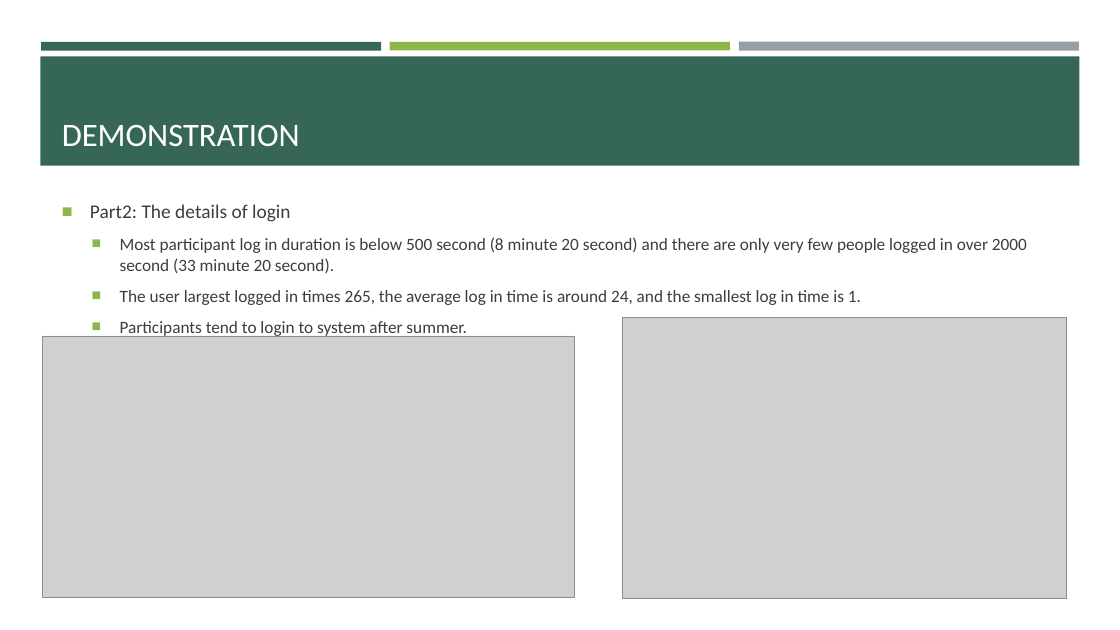
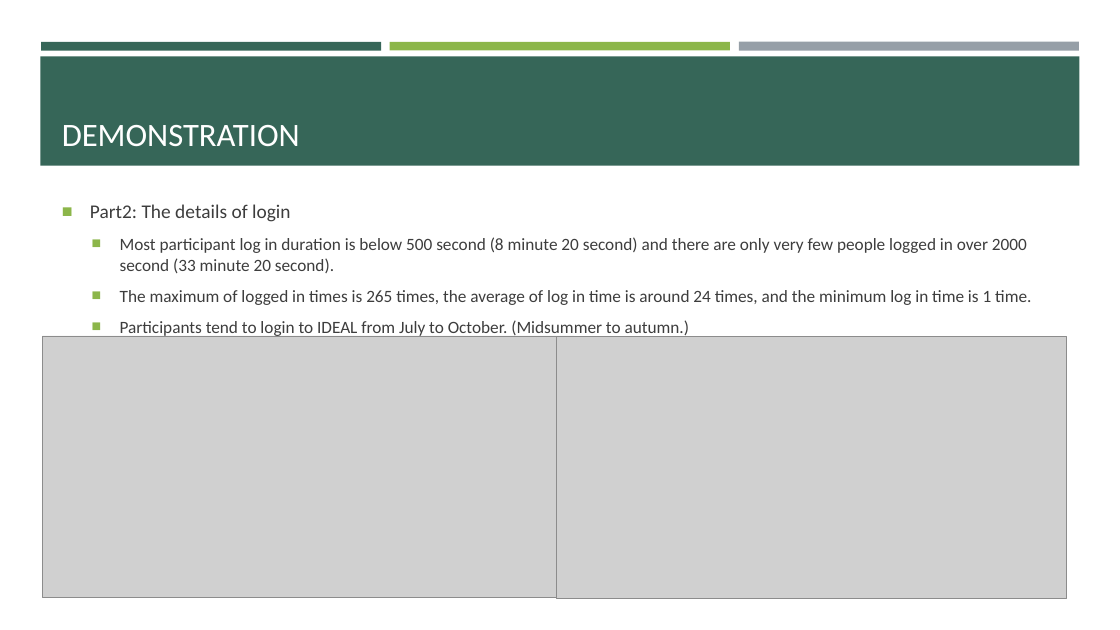
Before and after one commit to shenyiego/3, a slide deck: slide 9 of Data Science for Design.pptx. Drawn at 1120x630 pixels with LibreOffice and Linux fonts; fonts in the diff are those of the drawing; grey boxes stand for pictures. Boxes give left, top, right and bottom in pixels: in the first picture for what was removed or moved away, otherwise in the second. Text is boxed around its words. In the diff, an @@ line names an element or a change of style, - is before the commit and + after.

```diff
--- a/Data Science for Design.pptx
+++ b/Data Science for Design.pptx
@@ text at [120, 290, 1031, 338]: text changed @@
-  ■ The user largest logged in times 265, the average log in time is around 24, and the smallest log in time is 1.
-  ■ Participants tend to login to system after summer.
+  ■ The maximum of logged in times is 265 times, the average of log in time is around 24 times, and the minimum log in time is 1 time.
+  ■ Participants tend to login to IDEAL from July to October. (Midsummer to autumn.)
@@ picture: place and size @@
-picture at [623, 318, 1067, 599]
+picture at [556, 336, 1066, 599]
```
Also in this commit, not shown: 2 other slides changed.
